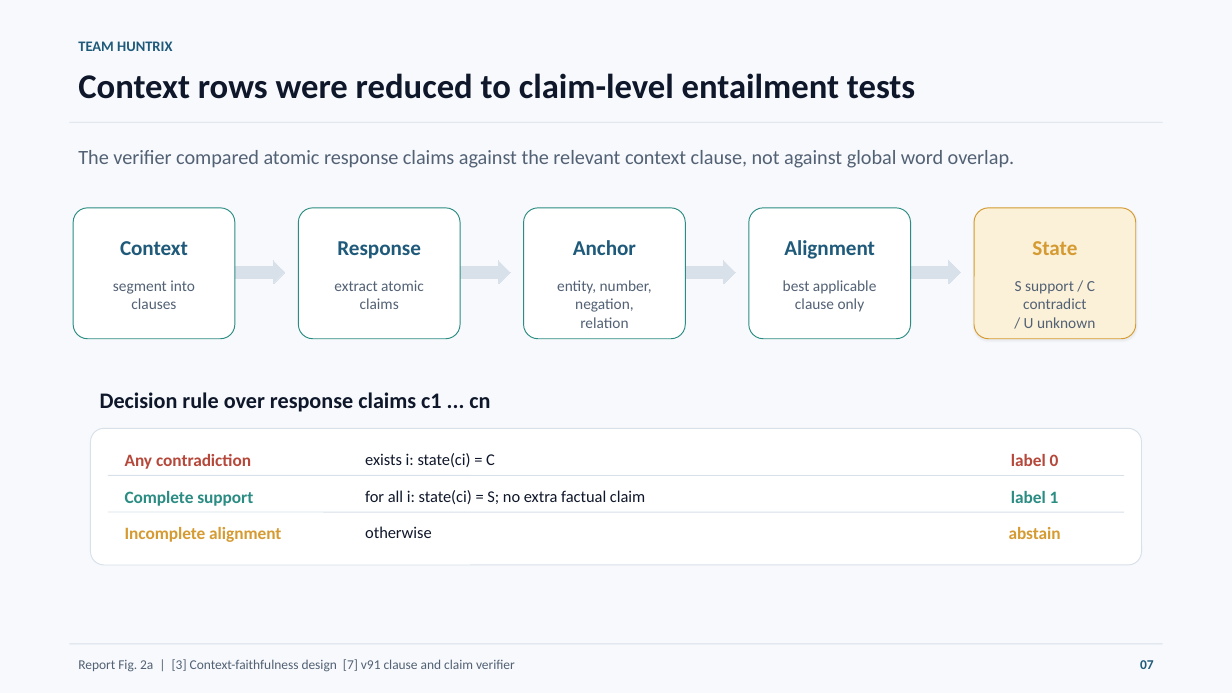
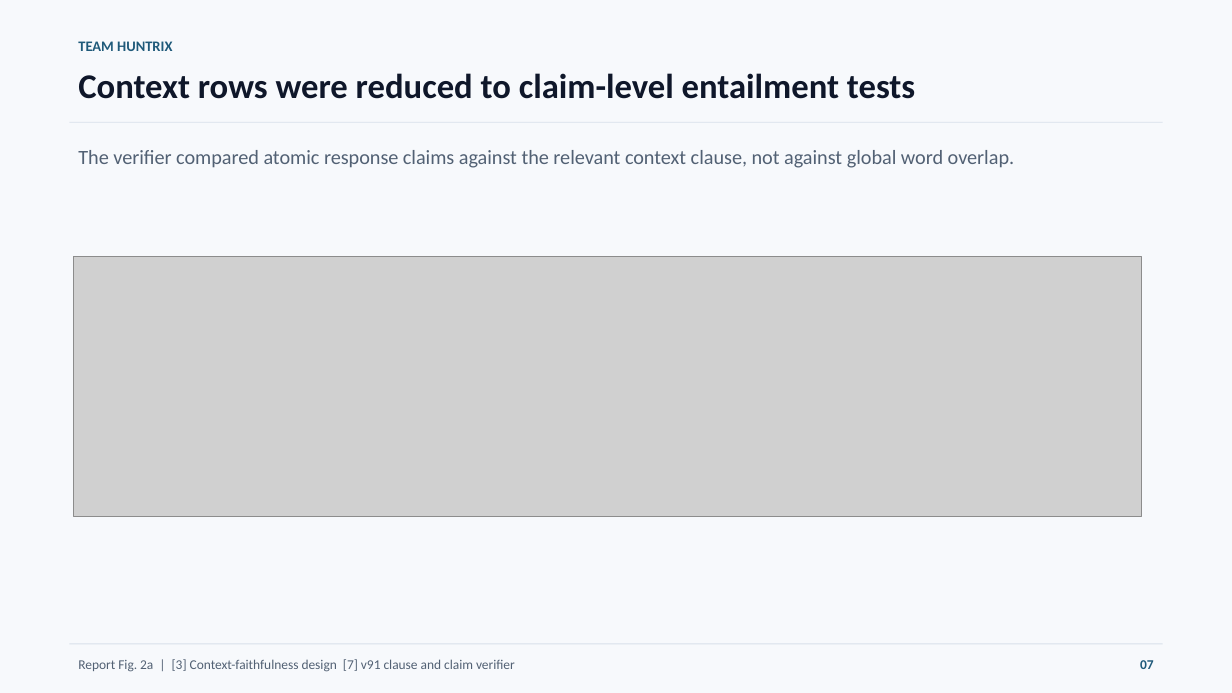
Before and after one commit to Seyamalam/bengali-hallucination-v91-submission, a slide deck: slide 7 of presentation/Huntrix_Final_Presentation_20_Slides.pptx. Drawn at 1232x693 pixels with LibreOffice and Linux fonts; fonts in the diff are those of the drawing; grey boxes stand for pictures. Boxes give left, top, right and bottom in pixels: in the first picture for what was removed or moved away, otherwise in the second. Text is boxed around its words. In the diff, an @@ line names an element or a change of style, - is before the commit and + after.

Commit message:
Reuse paper figures in onsite presentation

```diff
--- a/presentation/Huntrix_Final_Presentation_20_Slides.pptx
+++ b/presentation/Huntrix_Final_Presentation_20_Slides.pptx
@@ rounded rectangle removed at (73, 208, 235, 339) @@
@@ rounded rectangle removed at (299, 208, 460, 339) @@
@@ rounded rectangle removed at (524, 208, 686, 339) @@
@@ rounded rectangle removed at (749, 208, 910, 339) @@
@@ rounded rectangle removed at (974, 208, 1136, 339) @@
@@ picture added at (73, 257, 1141, 517) @@
@@ text removed at (120, 241, 188, 255) @@
-Context
@@ right arrow removed at (235, 261, 285, 284) @@
@@ text removed at (337, 241, 421, 259) @@
-Response
@@ right arrow removed at (460, 261, 510, 284) @@
@@ text removed at (573, 240, 636, 255) @@
-Anchor
@@ right arrow removed at (686, 261, 736, 284) @@
@@ text removed at (784, 240, 875, 259) @@
-Alignment
@@ right arrow removed at (910, 261, 960, 284) @@
@@ text removed at (1032, 241, 1077, 255) @@
-State
@@ text removed at (113, 280, 195, 309) @@
-segment into
-clauses
@@ text removed at (334, 280, 424, 309) @@
-extract atomic
-claims
@@ text removed at (557, 280, 652, 328) @@
-entity, number,
-negation, relation
@@ text removed at (783, 280, 877, 312) @@
-best applicable
-clause only
@@ text removed at (1015, 281, 1095, 328) @@
-S support / C contradict
-/ U unknown
@@ text removed at (100, 392, 490, 412) @@
-Decision rule over response claims c1 ... cn
@@ rounded rectangle removed at (91, 429, 1142, 566) @@
@@ line removed from (108, 476) to (1125, 476) @@
@@ text removed at (125, 454, 251, 469) @@
-Any contradiction
@@ text removed at (365, 453, 495, 467) @@
-exists i: state(ci) = C
@@ text removed at (1011, 454, 1059, 466) @@
-label 0
@@ text removed at (125, 491, 253, 506) @@
-Complete support
@@ text removed at (365, 490, 645, 504) @@
-for all i: state(ci) = S; no extra factual claim
@@ text removed at (1011, 491, 1059, 503) @@
-label 1
@@ line removed from (108, 512) to (1125, 512) @@
@@ text removed at (125, 527, 281, 542) @@
-Incomplete alignment
@@ text removed at (365, 526, 432, 538) @@
-otherwise
@@ text removed at (1009, 527, 1061, 539) @@
-abstain
```
Also in this commit, not shown: 3 other slides changed, 18 other files.
